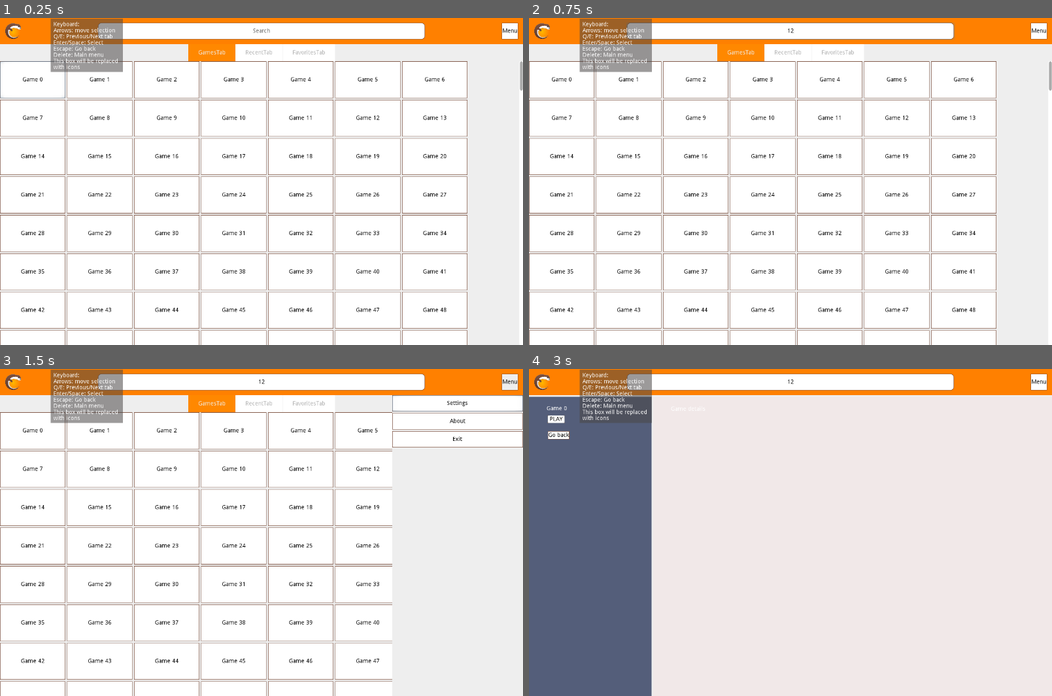
Above: before the commit, frames 1-4 (two rows, left to right).
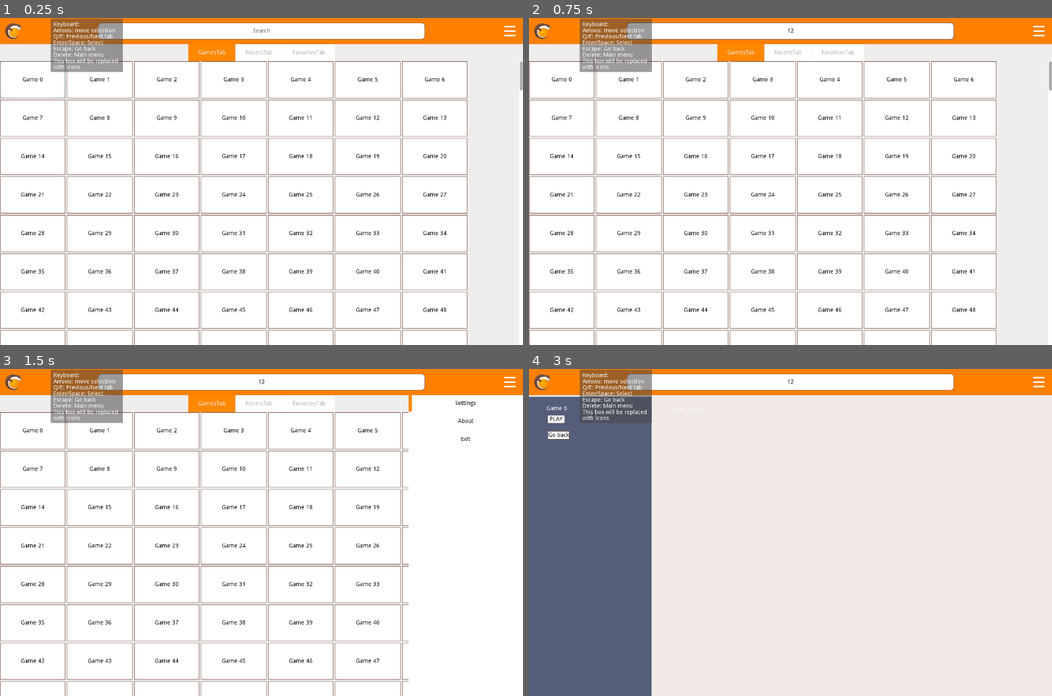
Above: after the commit, the same moments.

Repository: Buri/lutris-gamepad-ui
Game: Godot game, scene res://components/root/root.tscn
Same seed, same stepped clock (60 frames per second), same inputs: the game is played once before the commit and once after it.
Inputs (mouse positions are in pixels of both pictures, inside the frame that each line leads up to):
- Up to frame 1 (0.25 s): no input
- Up to frame 2 (0.75 s): click (790, 31) at 0.52 s; type "12" at 0.6 s
- Up to frame 3 (1.5 s): click (512, 382) at 1.25 s
- Up to frame 4 (3 s): click "Settings" at 2 s; click "Game 0" at 2.75 s

The runs differ from the first frame. In frame 1, 0.1% of the frame differs, in the area x 95-100%, y 1-7%; in frame 2, 0.1%; in frame 3, 0.9%, in the area x 75-100%, y 1-100%; in frame 4, 0.1%.

Commit message:
Menu design improvements

Diff:
--- a/components/menu_panel/menu_panel.tscn
+++ b/components/menu_panel/menu_panel.tscn
@@ -1,10 +1,10 @@
 [gd_scene load_steps=3 format=2]
 
-[ext_resource path="res://resources/theme/lutris_theme_light.tres" type="Theme" id=2]
+[ext_resource path="res://resources/theme/lutris_menu_theme_light.tres" type="Theme" id=1]
 [ext_resource path="res://components/menu_panel/menu_panel.gd" type="Script" id=3]
 
 [node name="MenuPanel" type="Control"]
-theme = ExtResource( 2 )
+theme = ExtResource( 1 )
 script = ExtResource( 3 )
 __meta__ = {
 "_edit_use_anchors_": false
@@ -22,28 +22,28 @@
 [node name="VBoxContainer" type="VBoxContainer" parent="Panel"]
 anchor_right = 1.0
 anchor_bottom = 1.0
-rect_min_size = Vector2( 320, 640 )
+rect_min_size = Vector2( 240, 640 )
 size_flags_vertical = 3
 __meta__ = {
 "_edit_use_anchors_": false
 }
 
 [node name="Button" type="Button" parent="Panel/VBoxContainer"]
-margin_right = 320.0
+margin_right = 240.0
 margin_bottom = 40.0
 rect_min_size = Vector2( 0, 40 )
 text = "Settings"
 
 [node name="Button2" type="Button" parent="Panel/VBoxContainer"]
 margin_top = 44.0
-margin_right = 320.0
+margin_right = 240.0
 margin_bottom = 84.0
 rect_min_size = Vector2( 0, 40 )
 text = "About"
 
 [node name="ButtonExit" type="Button" parent="Panel/VBoxContainer"]
 margin_top = 88.0
-margin_right = 320.0
+margin_right = 240.0
 margin_bottom = 128.0
 rect_min_size = Vector2( 0, 40 )
 text = "Exit"
--- a/components/root/root.gd
+++ b/components/root/root.gd
@@ -13,7 +13,7 @@
 	var panelScene = preload("res://components/menu_panel/menu_panel.tscn")
 	var panel = panelScene.instance()
 	if get_node_or_null("MenuPanel") == null:
-		panel.margin_left = -320
+		panel.margin_left = -280
 		panel.margin_top = 64
 		panel.anchor_left = 1
 		panel.anchor_right = 1
--- a/components/root/root.tscn
+++ b/components/root/root.tscn
@@ -1,10 +1,11 @@
-[gd_scene load_steps=7 format=2]
+[gd_scene load_steps=8 format=2]
 
 [ext_resource path="res://components/root/root.gd" type="Script" id=1]
 [ext_resource path="res://resources/theme/lutris_theme_light.tres" type="Theme" id=2]
 [ext_resource path="res://resources/img/lutris_logo.svg" type="Texture" id=3]
 [ext_resource path="res://scripts/games_panel.gd" type="Script" id=4]
 [ext_resource path="res://scripts/tab_container.gd" type="Script" id=5]
+[ext_resource path="res://resources/img/menu_button_normal_40px.png" type="Texture" id=6]
 
 [sub_resource type="StyleBoxFlat" id=1]
 bg_color = Color( 0.290196, 0.27451, 0.27451, 0.545098 )
@@ -71,16 +72,13 @@
 "_edit_use_anchors_": false
 }
 
-[node name="MenuButton" type="Button" parent="VBoxContainer/HeaderBar"]
+[node name="MenuButton" type="TextureButton" parent="VBoxContainer/HeaderBar"]
 anchor_left = 1.0
 anchor_right = 1.0
-anchor_bottom = 1.0
 margin_left = -52.0
 margin_top = 12.0
 margin_right = -12.0
-margin_bottom = -12.0
-size_flags_horizontal = 9
-text = "Menu"
+texture_normal = ExtResource( 6 )
 __meta__ = {
 "_edit_use_anchors_": false
 }
--- /dev/null
+++ b/resources/theme/lutris_menu_theme_light.tres
@@ -0,0 +1,26 @@
+[gd_resource type="Theme" load_steps=6 format=2]
+
+[sub_resource type="StyleBoxFlat" id=5]
+bg_color = Color( 1, 1, 1, 1 )
+border_width_left = 8
+border_color = Color( 1, 0.533333, 0, 1 )
+
+[sub_resource type="StyleBoxFlat" id=3]
+bg_color = Color( 0.933333, 0.933333, 0.933333, 1 )
+
+[sub_resource type="StyleBoxFlat" id=1]
+bg_color = Color( 1, 1, 1, 1 )
+
+[sub_resource type="StyleBoxFlat" id=4]
+bg_color = Color( 0.866667, 0.866667, 0.866667, 1 )
+
+[sub_resource type="StyleBoxFlat" id=2]
+bg_color = Color( 1, 1, 1, 1 )
+
+[resource]
+Button/colors/font_color = Color( 0, 0, 0, 1 )
+Button/styles/focus = SubResource( 5 )
+Button/styles/hover = SubResource( 3 )
+Button/styles/normal = SubResource( 1 )
+Button/styles/pressed = SubResource( 4 )
+Panel/styles/panel = SubResource( 2 )
Binary file added: resources/img/menu_button_normal_40px.png
Not shown, added: resources/img/menu_button_normal_40px.png.import
